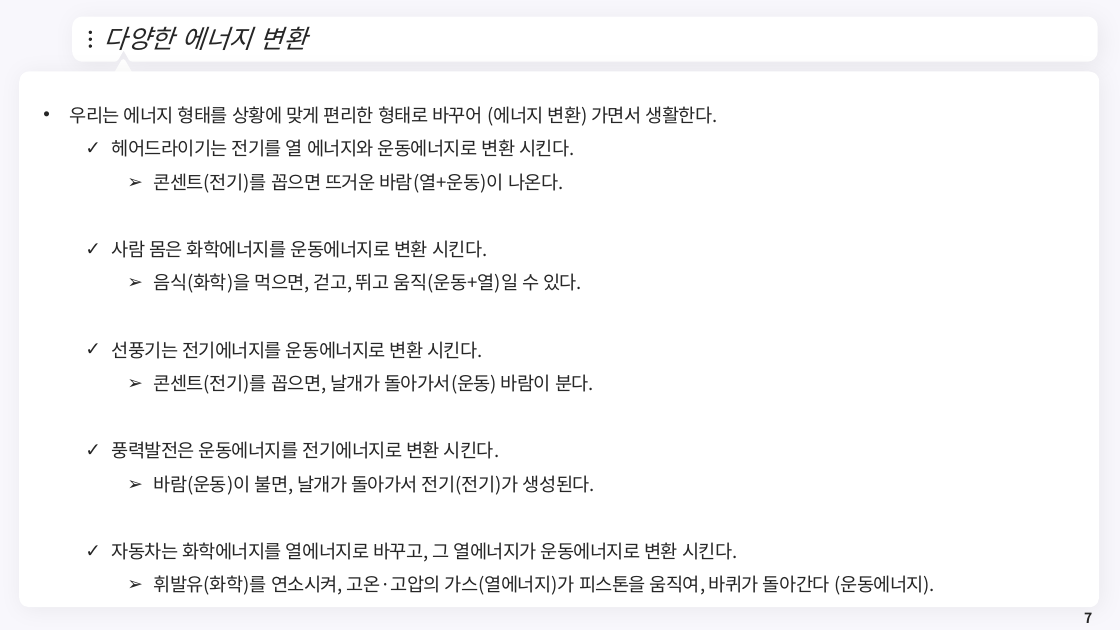
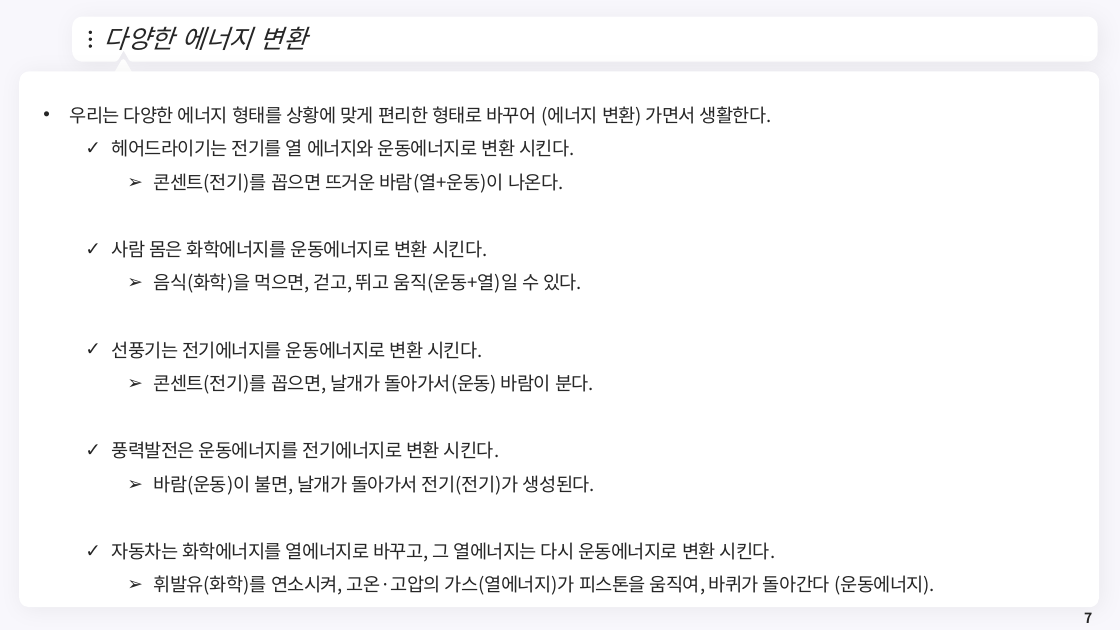
Before and after one commit to meandthey/Teaching, a slide deck: slide 7 of 에너지경제학/자원에너지경제학_Chapter_1.pptx. Drawn at 1120x630 pixels with LibreOffice and Linux fonts; fonts in the diff are those of the drawing; background and template pictures are left out. Boxes give left, top, right and bottom in pixels: in the first picture for what was removed or moved away, otherwise in the second. Text is boxed around its words. In the diff, an @@ line names an element or a change of style, - is before the commit and + after.

```diff
--- a/에너지경제학/자원에너지경제학_Chapter_1.pptx
+++ b/에너지경제학/자원에너지경제학_Chapter_1.pptx
@@ text at bbox=[70, 106, 772, 126]: text changed @@
-• 우리는 에너지 형태를 상황에 맞게 편리한 형태로 바꾸어 (에너지 변환) 가면서 생활한다.
+• 우리는 다양한 에너지 형태를 상황에 맞게 편리한 형태로 바꾸어 (에너지 변환) 가면서 생활한다.
@@ text at bbox=[112, 542, 776, 562]: text changed @@
-  ✓ 자동차는 화학에너지를 열에너지로 바꾸고, 그 열에너지가 운동에너지로 변환 시킨다.
+  ✓ 자동차는 화학에너지를 열에너지로 바꾸고, 그 열에너지는 다시 운동에너지로 변환 시킨다.
```
Also in this commit, not shown: 5 other slides changed, 6 slides added.
